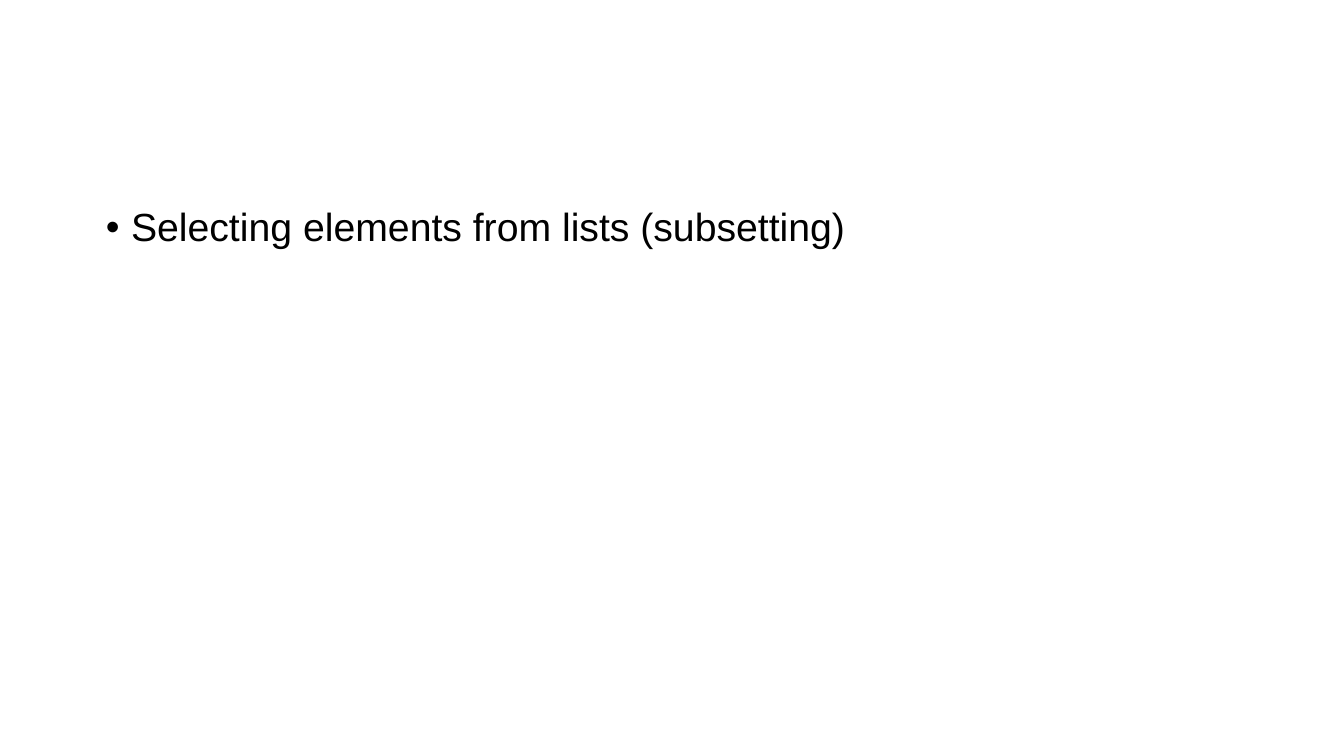
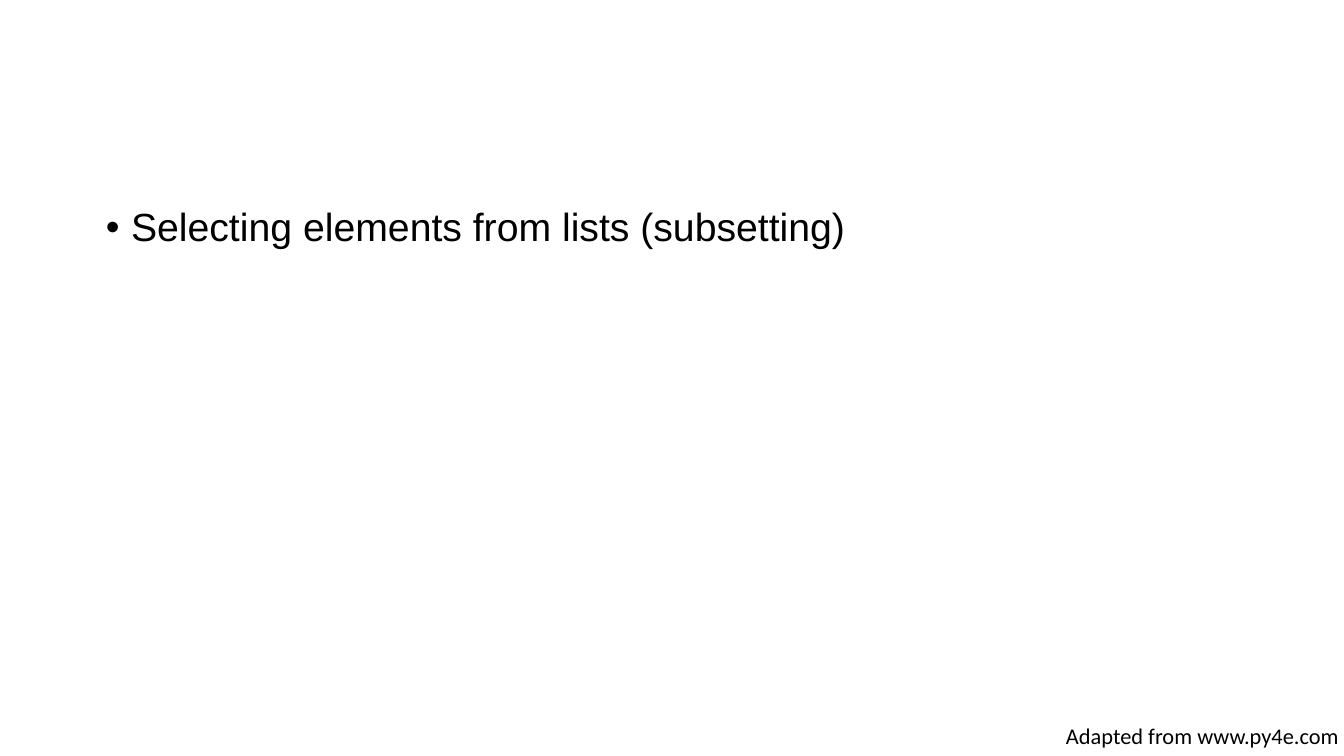
Before and after one commit to toelt-llc/MSCA-ITN-PARENT, a slide deck: slide 37 of DETERMINED2022/Python and scikit-learn/DETERMINED2022-toelt-Introduction Python and Scikit-learn.pptx (slide 7 before the commit). Drawn at 1344x756 pixels with LibreOffice and Linux fonts; fonts in the diff are those of the drawing; background and template pictures are left out. Boxes give left, top, right and bottom in pixels: in the first picture for what was removed or moved away, otherwise in the second. Text is boxed around its words. In the diff, an @@ line names an element or a change of style, - is before the commit and + after.

```diff
--- a/DETERMINED2022/Python and scikit-learn/DETERMINED2022-toelt-Introduction Python and Scikit-learn.pptx
+++ b/DETERMINED2022/Python and scikit-learn/DETERMINED2022-toelt-Introduction Python and Scikit-learn.pptx
@@ text added at box(1066, 728, 1338, 748), 12 pt, text #000000 @@
+Adapted from www.py4e.com
```
Also in this commit, not shown: 2 other slides changed, 33 slides added, 3 slides removed, 1 other file.
